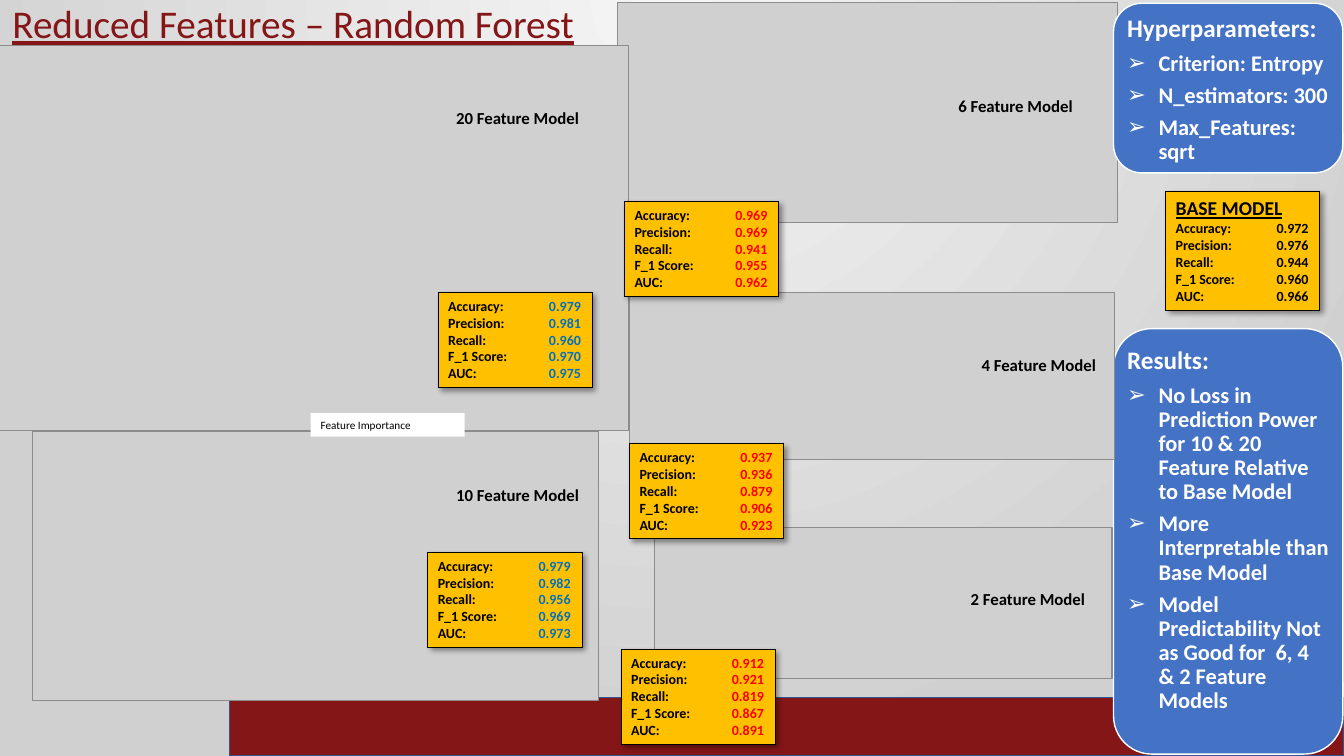
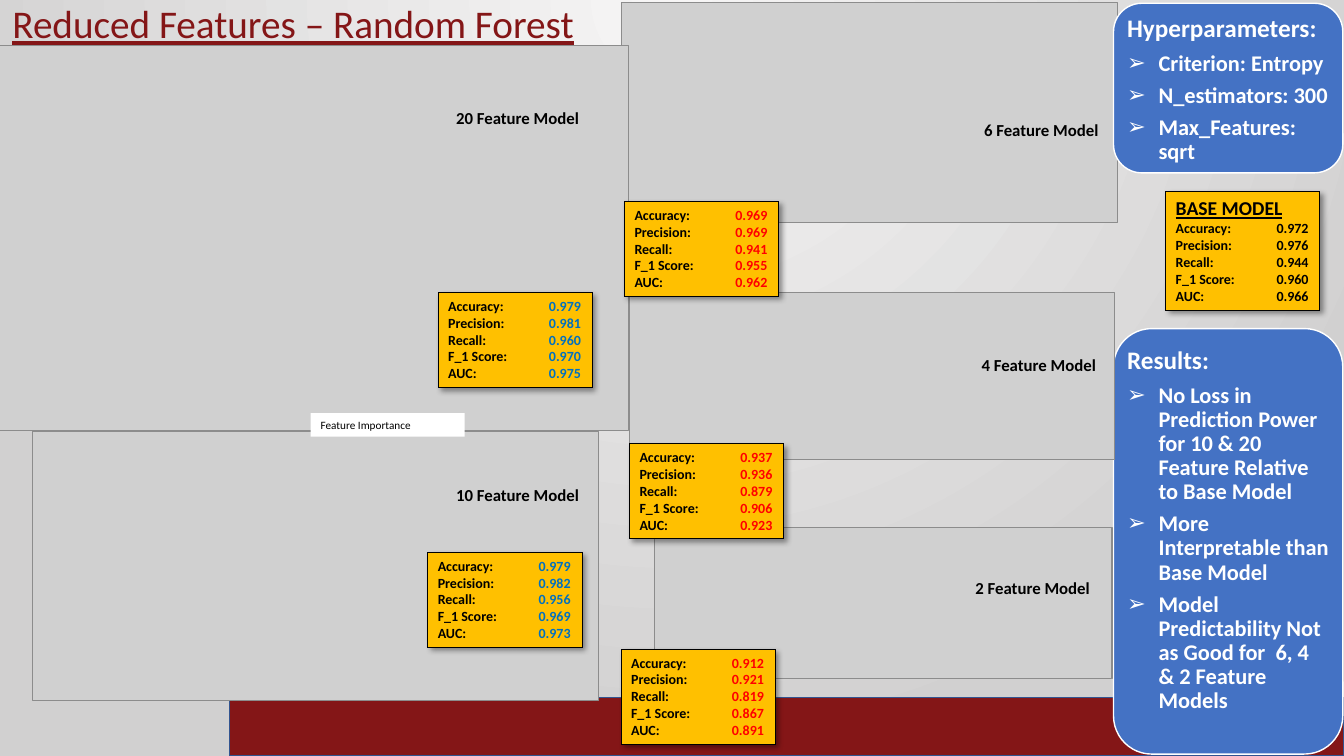
Before and after one commit to ramrao0102/DSA5900-Project, a slide deck: slide 17 of Ram_Rao_Final_Practicum.pptx. Drawn at 1344x756 pixels with LibreOffice and Linux fonts; fonts in the diff are those of the drawing; grey boxes stand for pictures; background and template pictures are left out. Boxes give left, top, right and bottom in pixels: in the first picture for what was removed or moved away, otherwise in the second. Text is boxed around its words. In the diff, an @@ line names an element or a change of style, - is before the commit and + after.

```diff
--- a/Ram_Rao_Final_Practicum.pptx
+++ b/Ram_Rao_Final_Practicum.pptx
@@ picture: place and size @@
-picture at bbox=[618, 3, 1118, 224]
+picture at bbox=[622, 3, 1118, 224]
@@ text "6 Feature Model": place and size @@
-text "6 Feature Model" at bbox=[958, 100, 1072, 112]
+text "6 Feature Model" at bbox=[984, 124, 1098, 136]
@@ text "2 Feature Model": place and size @@
-text "2 Feature Model" at bbox=[971, 593, 1085, 605]
+text "2 Feature Model" at bbox=[975, 582, 1090, 594]
```
Also in this commit, not shown: 1 other file.
